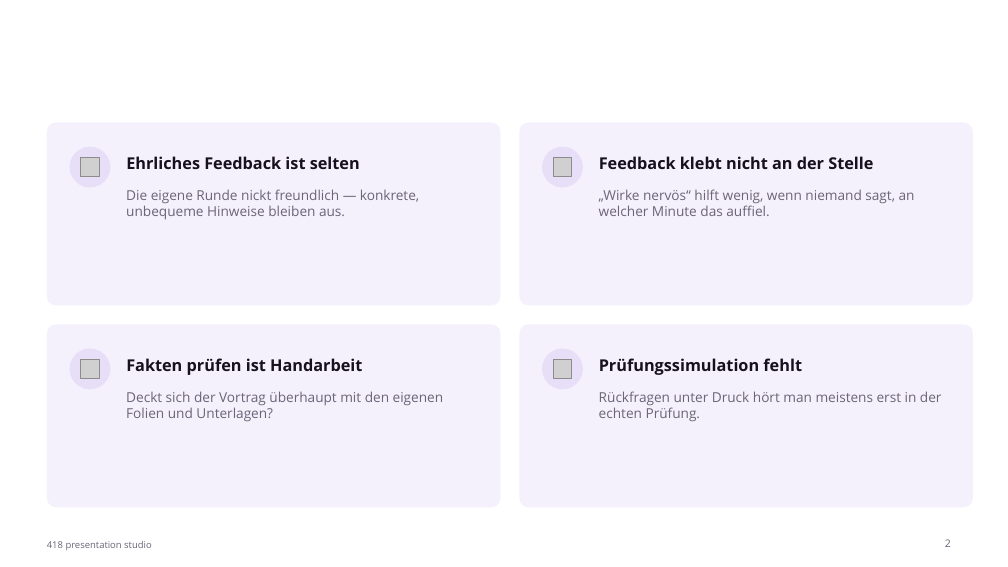
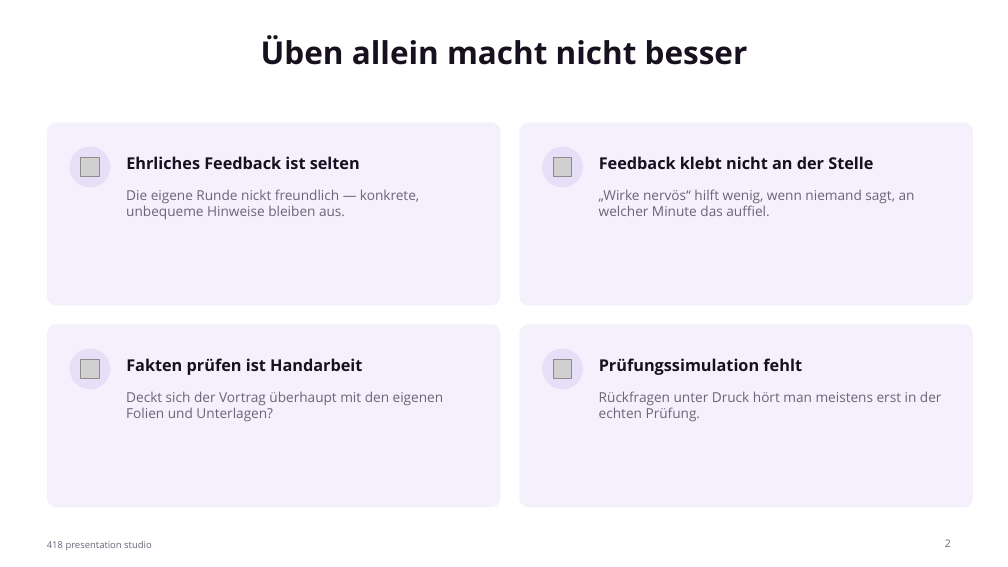
Before and after one commit to johannes3502/hackathon-fulda, a slide deck: slide 2 of pitch/PitchPractice-Pitch.pptx. Drawn at 1008x567 pixels with LibreOffice and Linux fonts; fonts in the diff are those of the drawing; grey boxes stand for pictures. Boxes give left, top, right and bottom in pixels: in the first picture for what was removed or moved away, otherwise in the second. Text is boxed around its words. In the diff, an @@ line names an element or a change of style, - is before the commit and + after.

```diff
--- a/pitch/PitchPractice-Pitch.pptx
+++ b/pitch/PitchPractice-Pitch.pptx
@@ title added at (261,35,748,65), 30 pt, text #17111F, bold @@
+Üben allein macht nicht besser
```
Also in this commit, not shown: 9 other slides changed, 13 other files.
